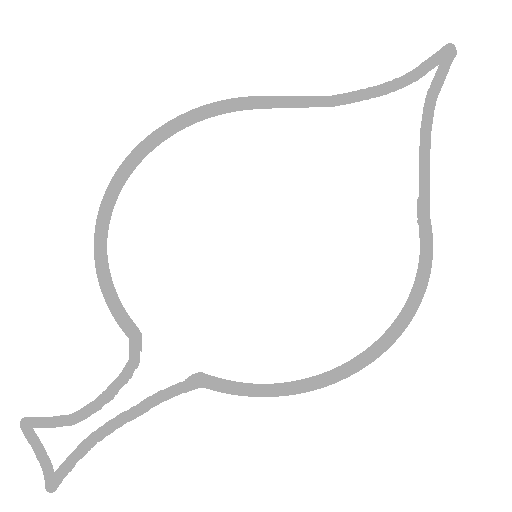
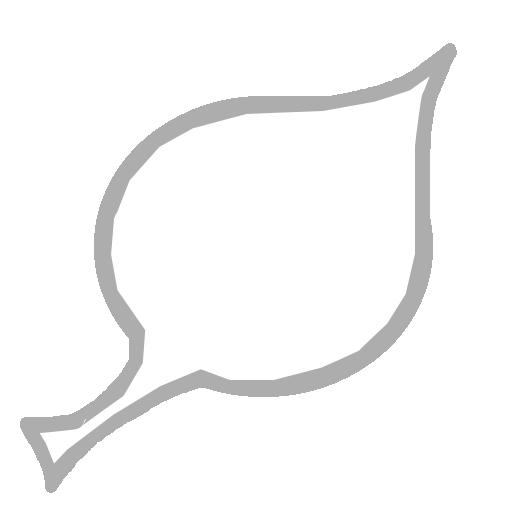
Revision of a layered 512×512 image; what changed, layer by layer:
painted on "Layer #3" over (33, 65, 439, 472)
